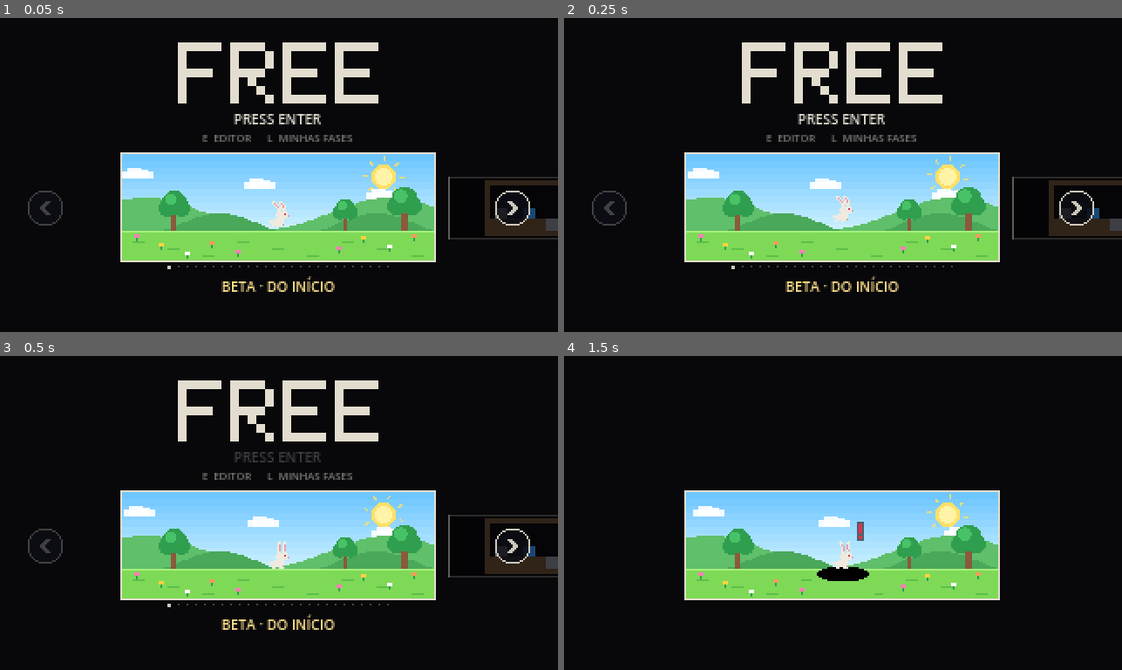
Above: before the commit, frames 1-4 (two rows, left to right).
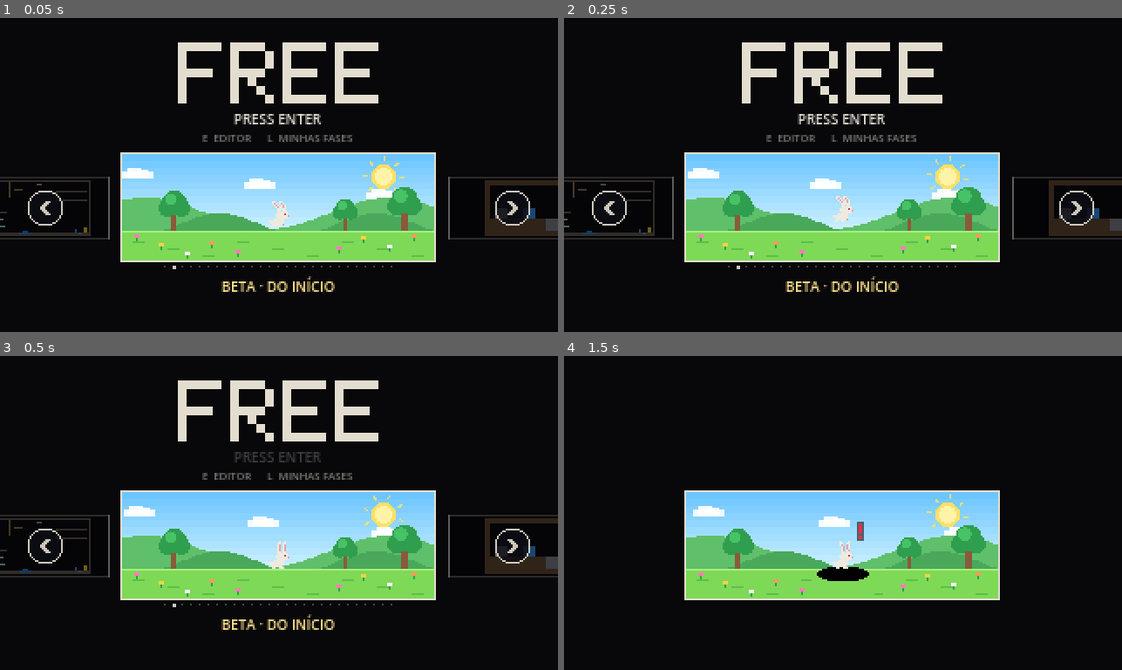
Above: after the commit, the same moments.

Repository: victobonetti/FREE
Game: Godot game, scene res://scenes/main.tscn
Two runs of this game, one before a commit and one after it. Both use one fixed random seed, a clock stepped at 60 frames per second and the inputs below.
Inputs (mouse positions are in pixels of both pictures, inside the frame that each line leads up to):
- Up to frame 1 (0.05 s): no input
- Up to frame 2 (0.25 s): no input
- Up to frame 3 (0.5 s): no input
- Up to frame 4 (1.5 s): tap Enter (start) at 0.5, 0.6 s; move the mouse to (965, 497) at 0.52 s; hold D (move_right) 0.53-1.25 s; hold Space (jump) 0.53-1.25 s; click (965, 497) at 0.67 s; drag from (731, 528) to (815, 575) at 1.27 s

The runs differ from the first frame. In frame 1, 1.0% of the frame differs, in the area x 0-71%, y 50-80%; in frame 2, 1.0%; in frame 3, 1.0%; in frame 4, nothing differs.

Commit message:
Sandbox: sala -1 da build de teste com todos os componentes, e teste que exige cada componente novo nela (D99)
Co-Authored-By: Claude Opus 5.5 <noreply@anthropic.com>
Claude-Session: https://claude.ai/code/session_01UUHK2L34Y5k1sZ9bGVAo6W

Diff:
--- /dev/null
+++ b/levels/wip/sandbox.json
@@ -0,0 +1,214 @@
+{
+	"name": "Sandbox",
+	"rotate": true,
+	"limiter": false,
+	"start_rot": 0,
+	"version": 1,
+	"theme": "transicao",
+	"rows": [
+		"########################################################################################################",
+		"#........................vvvv.................|........................................................#",
+		"#.............................................|.......o...........LLHH.................................#",
+		"#.............................................|...................LLHH.................................#",
+		"#.............................................|........................................................#",
+		"#.............................................|..#.....................................................#",
+		"#.............................................|..#------...............................................#",
+		"#.............................................|..#.....................................................#",
+		"#.............................................|.................................######################.#",
+		"#.............................................|.................................#......................#",
+		"#.............................................|.................................#......................#",
+		"#.............................................|.................................#......................#",
+		"#...............................................................................#......................#",
+		"#...............................................................................#......................#",
+		"#...............................................................................######################.#",
+		"#......................................................................................................#",
+		"#......................................................................................................#",
+		"#......................................................................................................#",
+		"#......................................................................................................#",
+		"#......................................................................................................#",
+		"#......................................................................................................#",
+		"#......................................................................................................#",
+		"#.........................................................####.............####........................#",
+		"#...........#####...#####.............#######..........................................................#",
+		"#......................................................................................................#",
+		"#..............1.¹.....................................................................................#",
+		"#..............1.¹.....................................................................................#",
+		"#..............1.¹.....................................................................................#",
+		"#..............1.¹...............}_{...→↓←.............................................................#",
+		"#......................................................................................................#",
+		"#......................................................................................................#",
+		"#......................................................................................................#",
+		"#......................................................................................................#",
+		"#............................#...====..↑↑↑↑............................................................#",
+		"#...........................<#>.....................................................................DD.#",
+		"#.PP.................BB......#...............................................................BB.....DD.#",
+		"#.PP.................BB..^^^.#..........................~~~.....+............................BB.....DD.#",
+		"##################aa#################################~~~~~~~~~##################################SS######",
+		"##################aa#################################~~~~~~~~~##################################SS######",
+		"########################################################################################################"
+	],
+	"hint": "Sandbox: todos os componentes. Esc volta ao início",
+	"hint_touch": "Sandbox: todos os componentes. Esc volta ao início",
+	"notes": "Sala -1 da build de teste (D99): todos os componentes, para os beta testers. Gerada por tools/levels/sandbox.py; o teste test_sandbox confere que nada falta.",
+	"plates": [
+		{
+			"rect": [
+				6,
+				36,
+				2,
+				1
+			],
+			"ch": 5,
+			"mode": "timed",
+			"time": 5.0
+		}
+	],
+	"movers": [
+		{
+			"ch": 5,
+			"off": [
+				9,
+				36,
+				3,
+				1
+			],
+			"on": [
+				9,
+				23
+			],
+			"speed": 120.0,
+			"delay": 1.0
+		},
+		{
+			"ch": 3,
+			"off": [
+				26,
+				23,
+				3,
+				1
+			],
+			"on": [
+				34,
+				23
+			],
+			"speed": 80.0,
+			"cycle": 2.5
+		},
+		{
+			"ch": 1,
+			"off": [
+				40,
+				17,
+				2,
+				2
+			],
+			"on": [
+				40,
+				21
+			],
+			"speed": 140.0,
+			"spikes": 2,
+			"cycle": 2.4
+		},
+		{
+			"ch": 2,
+			"off": [
+				62,
+				22,
+				3,
+				1
+			],
+			"on": [
+				62,
+				15
+			],
+			"speed": 240.0,
+			"launch": 300.0,
+			"cycle": 3.0
+		}
+	],
+	"conveyors": [
+		{
+			"rect": [
+				71,
+				37,
+				6,
+				1
+			],
+			"dir": 1,
+			"speed": 40.0
+		}
+	],
+	"springs": [
+		{
+			"rect": [
+				79,
+				36,
+				2,
+				1
+			],
+			"power": 320.0
+		}
+	],
+	"fans": [
+		{
+			"rect": [
+				83,
+				25,
+				2,
+				12
+			],
+			"dir": 0,
+			"accel": 1500.0,
+			"cap": 70.0
+		}
+	],
+	"vents": [
+		{
+			"rect": [
+				88,
+				31,
+				2,
+				6
+			],
+			"dir": 0,
+			"period": 3.0,
+			"on": 1.2,
+			"phase": 0.0
+		}
+	],
+	"crumbles": [
+		[
+			66,
+			22,
+			3,
+			1
+		],
+		[
+			69,
+			22,
+			3,
+			1
+		],
+		[
+			72,
+			22,
+			3,
+			1
+		]
+	],
+	"crushers": [
+		{
+			"rect": [
+				81,
+				9,
+				20,
+				5
+			],
+			"dir": 1,
+			"speed": 14.0,
+			"delay": 6.0,
+			"face": "happy"
+		}
+	]
+}
--- a/scripts/intro.gd
+++ b/scripts/intro.gd
@@ -17,10 +17,12 @@
 signal sfx(name: String)
 signal impact(strength: float)
 signal level_picked(index: int)   # build de teste: começar direto nesta fase (0 = a primeira)
+signal sandbox_picked             # build de teste: a sala -1, com todos os componentes (D99)
+const SANDBOX_PATH := "res://levels/wip/sandbox.json"
 
 const BuildInfo := preload("res://scripts/build_info.gd")
 const Levels := preload("res://scripts/levels.gd")
-## A fase escolhida no seletor (build de teste): 0 = do início (abertura), n = fase n. Fica
+## A fase escolhida no seletor (build de teste): -1 = sandbox, 0 = do início (abertura), n = fase n. Fica
 ## guardada enquanto o jogo está aberto.
 static var beta_sel := 0
 
@@ -119,7 +121,7 @@
 		sel_label.add_theme_font_size_override("font_size", 8)
 		sel_label.add_theme_color_override("font_color", Color("ffe08a"))
 		add_child(sel_label)
-		beta_sel = clampi(beta_sel, 0, Levels.count())
+		beta_sel = clampi(beta_sel, -1, Levels.count())
 		_scroll = float(beta_sel)
 		texture_filter = CanvasItem.TEXTURE_FILTER_NEAREST
 		# os textos de cima sobem um pouco: o cartão do carrossel não encosta neles
@@ -156,7 +158,7 @@
 func change_sel(d: int) -> void:
 	if sel_label == null or phase != TITLE:
 		return
-	var nv := clampi(beta_sel + d, 0, Levels.count())
+	var nv := clampi(beta_sel + d, -1, Levels.count())
 	if nv == beta_sel:
 		return
 	beta_sel = nv
@@ -167,7 +169,9 @@
 func _update_sel() -> void:
 	if sel_label == null:
 		return
-	if beta_sel == 0:
+	if beta_sel == -1:
+		sel_label.text = "BETA · SANDBOX (TODOS OS COMPONENTES)"
+	elif beta_sel == 0:
 		sel_label.text = "BETA · DO INÍCIO"
 	else:
 		sel_label.text = "BETA · FASE %d DE %d · %s" % [beta_sel, Levels.count(), str(Levels.def_at(beta_sel - 1).get("name", "")).to_upper()]
@@ -197,7 +201,7 @@
 		elif _dragging:
 			_dragging = false
 			if _drag_moved:
-				var nv := clampi(roundi(_scroll), 0, Levels.count())
+				var nv := clampi(roundi(_scroll), -1, Levels.count())
 				if nv != beta_sel:
 					beta_sel = nv
 					_update_sel()
@@ -210,14 +214,14 @@
 		if absf(dx) > 4.0:
 			_drag_moved = true
 		if _drag_moved:
-			_scroll = clampf(_drag_s0 - dx / CARD_GAP, 0.0, float(Levels.count()))
+			_scroll = clampf(_drag_s0 - dx / CARD_GAP, -1.0, float(Levels.count()))
 
 
 ## A miniatura de uma fase: um pixel por tile, nas cores do tema dela, já girada como começa.
 func _thumb(i: int) -> Texture2D:
 	if _thumbs.has(i):
 		return _thumbs[i]
-	var d: Dictionary = Levels.def_at(i)
+	var d: Dictionary = Levels.def_at(i) if i >= 0 else JSON.parse_string(FileAccess.get_file_as_string(SANDBOX_PATH))
 	var rows: Array = d.get("rows", [])
 	var w := 1
 	for r in rows:
@@ -311,6 +315,9 @@
 			if sel_label != null and beta_sel > 0:
 				level_picked.emit(beta_sel - 1)
 				return
+			if sel_label != null and beta_sel == -1:
+				sandbox_picked.emit()
+				return
 			_go(SURPRISE)
 			started.emit()
 		return
@@ -423,7 +430,7 @@
 func _draw_carousel() -> void:
 	var n := Levels.count() + 1
 	var order: Array = []
-	for i in range(maxi(0, int(floor(_scroll)) - 2), mini(n, int(floor(_scroll)) + 3)):
+	for i in range(maxi(-1, int(floor(_scroll)) - 2), mini(n, int(floor(_scroll)) + 3)):
 		order.append(i)
 	order.sort_custom(func(a, b): return absf(a - _scroll) > absf(b - _scroll))   # os de longe primeiro
 	for i in order:
@@ -441,7 +448,7 @@
 			draw_set_transform(Vector2.ZERO)
 		else:
 			draw_rect(rect, Color(0.04, 0.04, 0.06))
-			var tex := _thumb(i - 1)
+			var tex := _thumb(i - 1 if i > 0 else -1)
 			var ts := Vector2(tex.get_width(), tex.get_height())
 			var fit := minf((rect.size.x - 4.0) / ts.x, (rect.size.y - 4.0) / ts.y)
 			var tsz := ts * fit
@@ -452,7 +459,7 @@
 	# setas
 	for side in [-1, 1]:
 		var c: Vector2 = ARROW_L if side < 0 else ARROW_R
-		var live: bool = (side < 0 and beta_sel > 0) or (side > 0 and beta_sel < n - 1)
+		var live: bool = (side < 0 and beta_sel > -1) or (side > 0 and beta_sel < n - 1)
 		var a := 0.9 if live else 0.25
 		draw_circle(c, ARROW_R_PX, Color(0.05, 0.05, 0.08, 0.85))
 		draw_arc(c, ARROW_R_PX, 0.0, TAU, 24, Color(C_WHITE, a), 1.0)
@@ -460,10 +467,10 @@
 		draw_line(c + Vector2(-dx, -4), c + Vector2(dx, 0), Color(C_WHITE, a), 2.0)
 		draw_line(c + Vector2(dx, 0), c + Vector2(-dx, 4), Color(C_WHITE, a), 2.0)
 	# pontinhos: onde está no carrossel
-	var dots := mini(n, 27)
+	var dots := mini(n + 1, 28)
 	var x0 := 160.0 - (dots - 1) * 2.5
 	for i in dots:
-		var on := i == beta_sel
+		var on := i - 1 == beta_sel
 		draw_rect(Rect2(x0 + i * 5.0 - (1.0 if on else 0.5), 143.0 - (1.0 if on else 0.5), 2.0 if on else 1.0, 2.0 if on else 1.0), Color(C_WHITE, 0.9 if on else 0.3))
 
 
--- a/scripts/main.gd
+++ b/scripts/main.gd
@@ -748,6 +748,7 @@
 	intro.level_picked.connect(func(i):
 		_stop_music()
 		_load_room(i))
+	intro.sandbox_picked.connect(_play_sandbox)
 
 
 ## A sala em que a abertura termina: o coelho anda até a porta para começar o nível 1.
@@ -965,6 +966,9 @@
 	_clear_scene()
 	hint.text = ""
 	title.text = ""
+	if from == "sandbox":
+		_show_intro()
+		return
 	if from == "editor":
 		ui_layer.visible = false
 		_set_window_for_editor(true)
@@ -972,6 +976,16 @@
 		editor.play_finished(won, rec_runs, rec_state)
 	else:
 		show_list()
+
+
+## Build de teste: a sandbox (sala -1, todos os componentes). Esc ou a porta voltam ao início.
+func _play_sandbox() -> void:
+	_stop_music()
+	var lvl = LevelData.from_json(FileAccess.get_file_as_string(IntroScript.SANDBOX_PATH))
+	if lvl == null:
+		return
+	custom = "sandbox"
+	_spawn_room(lvl.to_def(), -1, "")
 
 
 func show_list() -> void:
--- a/tests/run_tests.gd
+++ b/tests/run_tests.gd
@@ -75,6 +75,7 @@
 	test_subsoil_and_anchors()
 	test_pass_bars()
 	test_hold_jump()
+	test_sandbox()
 	test_mecha_intro()
 	test_mecha_dash()
 	test_mecha_homing()
@@ -3187,3 +3188,41 @@
 	var y: int = room.rabbit.pos.y
 	idle(60)
 	check(room.rabbit.on_ground and room.rabbit.pos.y == y, "soltando, ele para no chão")
+
+
+## A sandbox (sala -1 da build de teste) tem todos os componentes (D99). Se este teste falhar
+## depois de criar um componente, ponha o componente em tools/levels/sandbox.py e rode o script.
+func test_sandbox() -> void:
+	print("sandbox: todos os componentes")
+	var raw := FileAccess.get_file_as_string("res://levels/wip/sandbox.json")
+	var data: RefCounted = LevelData.from_json(raw)
+	check(data != null and _msgs(data, true) == "", "a sandbox valida sem erros (%s)" % _msgs(data, true))
+	var d: Dictionary = JSON.parse_string(raw)
+	var text := "".join(d["rows"])
+	# símbolos do mapa: cada um precisa aparecer; os numerados valem por grupo
+	var groups := {"123456789": "comporta", "abcdefghi": "compartimento de comporta", "¹²³⁴⁵⁶⁷⁸⁹": "comporta inversa"}
+	var missing: Array = []
+	for g in LevelData.GLYPHS:
+		if g == "." or g == "%":
+			continue   # vazio; ácido (uma sala só aceita um fluido: a sandbox usa água)
+		var grouped := false
+		for k in groups:
+			if k.contains(g):
+				grouped = true
+				var any := false
+				for ch in k:
+					any = any or text.contains(ch)
+				if not any and not missing.has(groups[k]):
+					missing.append(groups[k])
+		if not grouped and not text.contains(g):
+			missing.append(g)
+	check(missing.is_empty(), "todos os símbolos do mapa estão na sandbox (faltam: %s)" % str(missing))
+	var Objects = load("res://scripts/editor/objects.gd")
+	var no_obj: Array = []
+	for kind in Objects.ORDER:
+		if d.get(kind, []).is_empty():
+			no_obj.append(kind)
+	check(no_obj.is_empty(), "todos os tipos de objeto estão na sandbox (faltam: %s)" % str(no_obj))
+	load_def(d)
+	idle(120)
+	check(room.state == "play", "a sandbox começa e o coelho fica vivo parado")
--- /dev/null
+++ b/tools/plans/sandbox.json
@@ -0,0 +1 @@
+{"steps": []}
Not shown, added: CLAUDE.md
Not shown, changed: docs/DECISOES.md
